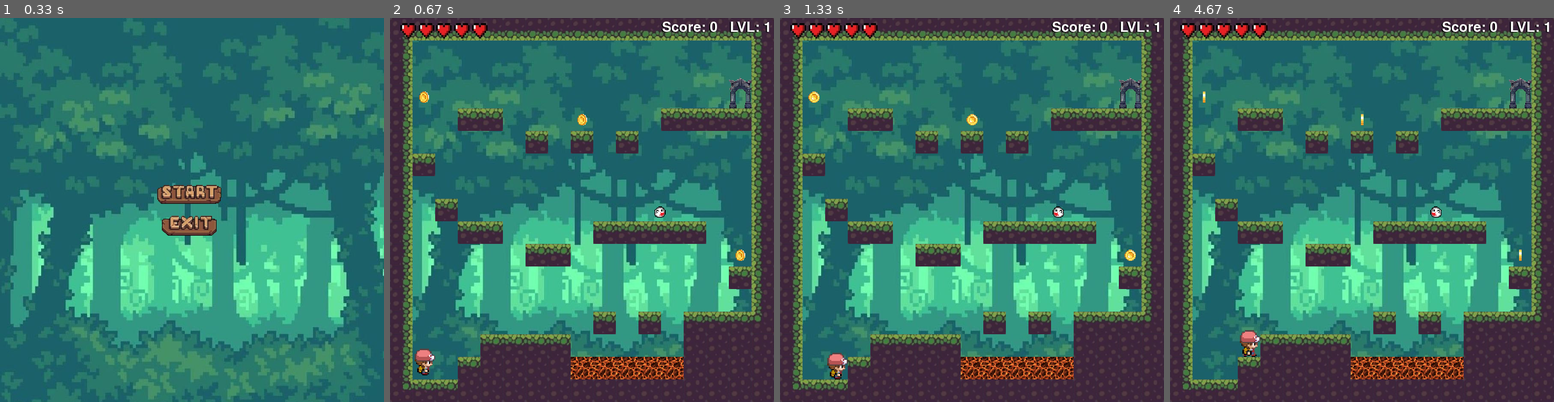
Above: before the commit, frames 1-4 (left to right).
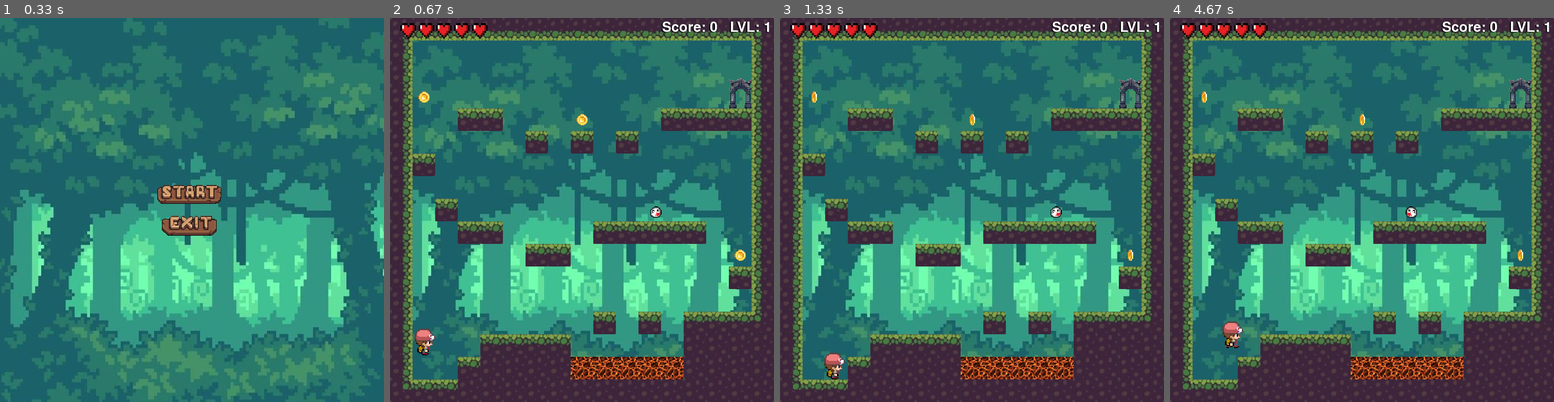
Above: after the commit, the same moments.

Repository: Milan-a/PyGame
Game: pygame game, started from game/game.py
Two runs of this game, one before a commit and one after it. Both use one fixed random seed, a clock stepped at 60 frames per second and the inputs below.
Inputs (mouse positions are in pixels of both pictures, inside the frame that each line leads up to):
- Up to frame 1 (0.33 s): no input
- Up to frame 2 (0.67 s): click (578, 194) at 0.38 s
- Up to frame 3 (1.33 s): hold Right 0.67-1.13 s; move the mouse to (956, 225) at 0.7 s; hold Right from 1.17 s (still down)
- Up to frame 4 (4.67 s): release Right at 1.63 s; hold Left 1.67-2.2 s; hold Left 2.23-2.63 s; hold Right 2.67-3.3 s; hold Left 3.33-3.8 s; hold Right 3.83-4.3 s; tap Space at 3.9, 4.2, 4.4 s; hold Right from 4.33 s (still down)

Frame 1 is identical in both runs. In frame 2, 0.7% of the frame differs, in the area x 6-93%, y 19-94%; in frame 3, 0.5%; in frame 4, 0.8%, in the area x 8-92%, y 19-89%.

Commit message:
update с уменьшенной скоростью

Diff:
--- a/game/const.py
+++ b/game/const.py
@@ -2,6 +2,6 @@
 SIZE = (WIDTH, HEIGHT)
 FPS = 60
 PLAYER_SPEED = 2  # скорость ходьбы игрока
-ANIM_SPEED = 11  # скорость анимации игрока
+ANIM_SPEED = 15  # скорость анимации игрока
 JUMP_HEIGHT = 16  # высота прыжка
 TILE_SIZE = HEIGHT // 17  # размеры одного блока по сравнению с размерами окна
--- a/game/enemy.py
+++ b/game/enemy.py
@@ -18,14 +18,19 @@
         self.move = 1
         self.count_move = 0
 
+        self.speed = 0
+
     def update(self):  # перемещение преведений
-        self.rect.x += self.move
-        self.count_move += 1
-        if abs(self.count_move) >= TILE_SIZE:
-            self.move *= -1
-            self.count_move *= -1
+        self.speed += 1
+        if self.speed == 2:
+            self.speed = 0
+            self.rect.x += self.move
+            self.count_move += 1
+            if abs(self.count_move) >= TILE_SIZE:
+                self.move *= -1
+                self.count_move *= -1
 
-            if self.images_r_l.index(self.image) == 1:  # зеркалим изображение
-                self.image = self.images_r_l[0]
-            else:
-                self.image = self.images_r_l[1]
+                if self.images_r_l.index(self.image) == 1:  # зеркалим изображение
+                    self.image = self.images_r_l[0]
+                else:
+                    self.image = self.images_r_l[1]
--- a/game/money.py
+++ b/game/money.py
@@ -15,7 +15,7 @@
         self.rect = self.image.get_rect()
         self.rect.center = (x, y)
         self.count = 0
-        self.speed = 10
+        self.speed = 20
         self.id = 0
 
     def update(self):  # анимация
--- a/game/player.py
+++ b/game/player.py
@@ -67,13 +67,19 @@
                 self.is_jump = False
 
             if key[pygame.K_LEFT]:
-                dx -= PLAYER_SPEED
+                self.c += 1
+                if self.speed_x <= self.c:
+                    dx -= PLAYER_SPEED
+                    self.c = 0
                 self.walk_pos = False
                 is_walking = True  # Игрок движется
                 if not key[pygame.K_SPACE]:
                     self.animation(False, self.is_jump)
             if key[pygame.K_RIGHT]:
-                dx += PLAYER_SPEED
+                self.c += 1
+                if self.speed_x <= self.c:
+                    dx += PLAYER_SPEED
+                    self.c = 0
                 self.walk_pos = True
                 is_walking = True  # Игрок движется
                 if not key[pygame.K_SPACE]:
@@ -87,8 +93,8 @@
                     self.player_img = self.walk_left[self.walk_id]
 
             self.speed_y += 1
-            if self.speed_y > 5:
-                self.speed_y = 5
+            if self.speed_y > 2:
+                self.speed_y = 2
             dy += self.speed_y
 
             self.on_flor = True
@@ -160,6 +166,8 @@
         self.rect = self.player_img.get_rect()
         self.rect.x = x
         self.rect.y = y
+        self.c = 0
+        self.speed_x = 2
         self.speed_y = 0
         self.is_jump = False
         self.on_flor = True
